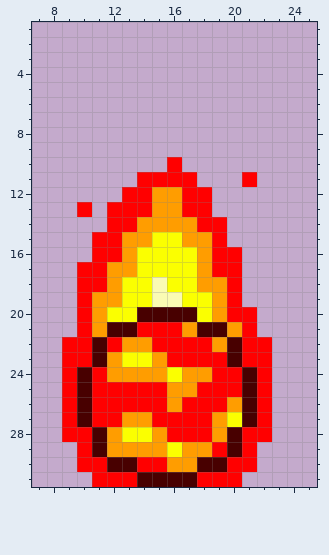
Two versions of one pixel-art sprite, SpaceInvaders/res/textures/invaders/invader3/Invader3_shot1.png. The picture above is the old version.
The file is 64x64 pixels, drawn in blocks of 2x2; one block is one cell here. Shown: x 7..25, y 1..31. The old version is drawn lined up with the new one.
Now the later version:
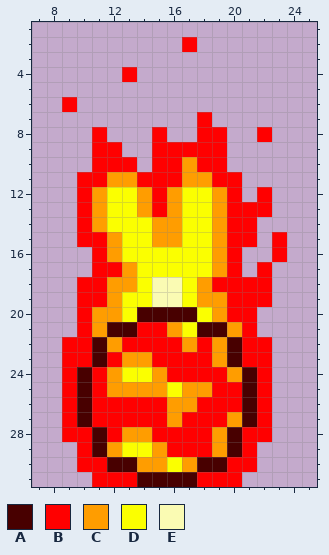
Palette (. is transparent): A #480000  B #ff0000  C #ff9d00  D #fbff00  E #fafbb3
The exact change:
whole drawing moved by +0,+6 (the old picture is shown already moved)
There is now colour B in row 2 at x 17; in row 4 at x 13; in row 6 at x 9; in row 7 at x 18; in row 8 at x 11, 15, 18 to 19 and 22; in row 9 at x 11 to 12 and 15 to 19.
There is now colour B in row 10 at x 11 to 13, 15 and 18 to 19; in row 11 at x 10 to 11 and 19 to 20; in row 12 at x 10, 20 and 22; in row 13 at x 20 to 22; in row 14 at x 10 and 20 to 21; in row 15 at x 10, 20 to 21 and 23.
There is now colour B in row 16 at x 23; in row 17 at x 22; in rows 18 to 19 at x 21 to 22.
The edit turns colour C into colour B in rows 12 to 13 at x 15; in row 17 at x 12; in row 18 at x 19; in row 19 at x 11; in row 22 at x 13 to 14; in row 23 at x 12 and 15.
The edit turns colour C into colour B in row 24 at x 17 to 18; in row 26 at x 20; in row 27 at x 13 to 14 and 19; in row 28 at x 12 and 15; in row 29 at x 17 to 18.
The edit turns colour D into colour B in row 24 at x 16; in row 29 at x 16.
There is now colour C in row 10 at x 17; in row 11 at x 12 to 13 and 18; in rows 12 to 13 at x 11 and 19; in row 14 at x 11.
The edit turns colour B into colour C in row 11 at x 17; in rows 12 to 13 at x 14; in row 14 at x 19; in rows 15 to 16 at x 12 and 19; in row 17 at x 19; in row 21 at x 16.
The edit turns colour B into colour C in row 22 at x 12 and 17; in row 23 at x 19; in row 24 at x 20; in row 25 at x 12 to 15 and 18; in row 26 at x 17; in row 27 at x 16.
The edit turns colour B into colour C in row 29 at x 19; in row 30 at x 14 to 15.
The edit turns colour D into colour C in row 15 at x 15 to 16; in row 18 at x 13; in row 19 at x 18; in row 20 at x 12; in row 23 at x 13 to 14; in row 27 at x 20.
The edit turns colour D into colour C in row 28 at x 13 to 14.
There is now colour D in row 12 at x 12.
The edit turns colour B into colour D in row 12 at x 13 and 17 to 18; in row 13 at x 12 to 13 and 17 to 18; in row 14 at x 12 to 13 and 18.
The edit turns colour C into colour D in row 14 at x 14 and 17; in row 15 at x 13 to 14 and 17 to 18; in row 16 at x 13 and 18; in row 17 at x 18; in row 21 at x 17; in row 24 at x 13 to 14.
The edit turns colour C into colour D in row 25 at x 16; in row 29 at x 13 to 14; in row 30 at x 16.
The edit turns colour D into colour E in row 18 at x 16.
The author cleared colour B in row 11 at x 21; in row 17 at x 10.
